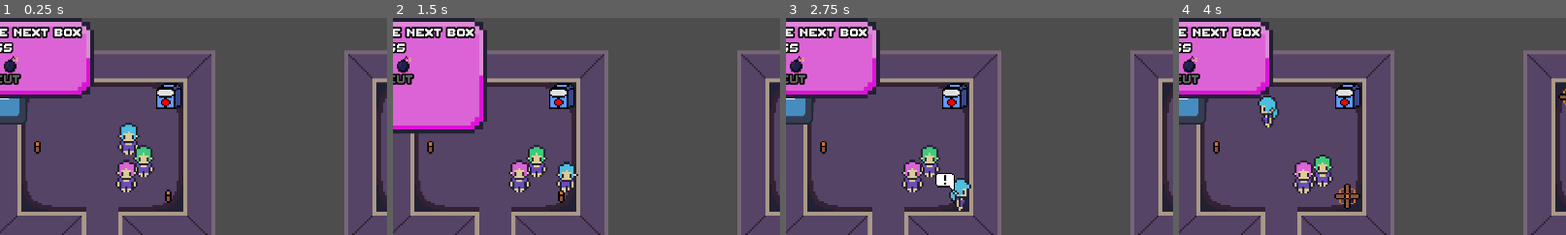
Above: before the commit, frames 1-4 (left to right).
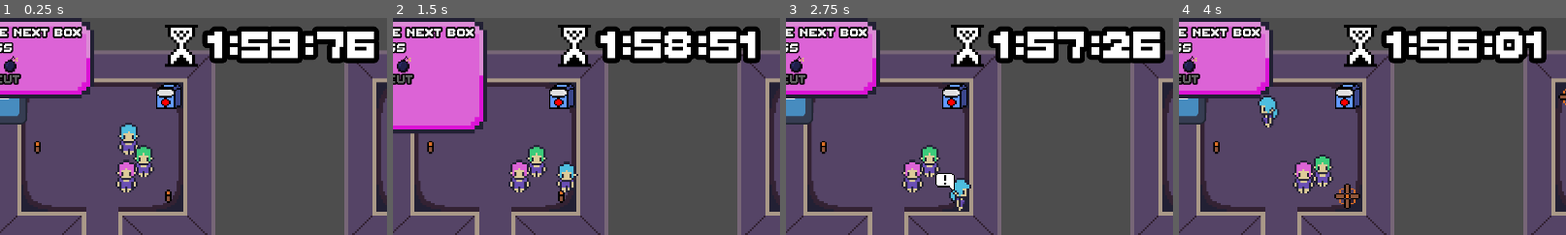
Above: after the commit, the same moments.

Repository: Nebulea-dev/Task-tastrophe
Game: Godot game, scene res://Level1.tscn
The game is run twice, just before and just after one commit, with the same random seed, the same clock (stepped at 60 frames per second) and the same inputs. The engine's default icon, where the game draws it, is replaced by a stand-in: a white triangle on a blue panel in a dark square.
Inputs:
- Up to frame 1 (0.25 s): no input
- Up to frame 2 (1.5 s): hold D (player1_right) 0.53-1.28 s; tap Q (player1_kick) at 0.6 s; hold S (player1_down) from 1.28 s (still down); tap F (player1_mission) at 1.35 s
- Up to frame 3 (2.75 s): release S (player1_down) at 2.03 s; hold D (player1_right) from 2.03 s (still down); tap E (player1_ping) at 2.1 s
- Up to frame 4 (4 s): release D (player1_right) at 2.78 s; hold W (player1_up) 2.78-3.53 s; tap Down (player2_down) at 2.85 s; hold A (player1_left) from 3.53 s (still down); tap Keypad 1 (player2_kick) at 3.6 s
The pictures show only the part of the screen within x 14-64%, y 0-50%; the shares and areas given below are measured in that part.

The runs differ from the first frame. In frame 1, 8.3% of the frame differs, in the area x 42-98%, y 3-23%; in frame 2, 7.9%; in frame 3, 8.2%; in frame 4, 7.9%.

Commit message:
feat: add timer

Diff:
--- a/UI.gd
+++ b/UI.gd
@@ -10,15 +10,50 @@
 @onready var Player_3_tab = $CanvasLayer/VBoxContainer/HBoxContainer2/HBoxContainer/ReferenceRect/NinePatchRect
 @onready var Player_4_tab = $CanvasLayer/VBoxContainer/HBoxContainer2/HBoxContainer2/ReferenceRect/NinePatchRect
 
+@onready var GameTimerText = $CanvasLayer/VBoxContainer/HBoxContainer/HBoxContainerTimer/GameTimerText
+@onready var GameTimer = $CanvasLayer/VBoxContainer/HBoxContainer/HBoxContainerTimer/GameTimer
+
+var timer_initial_value: float = 0
+
 func _ready() -> void:
 	Signals.update_player_mission.connect(_on_update_player_mission)
 	Signals.close_player_mission_tab.connect(close_player_mission_tab)
 	Signals.expand_player_mission_tab.connect(expand_player_mission_tab)
 
+	Signals.set_timer_value.connect(set_timer_value)
+	Signals.start_timer.connect(start_timer)
+	Signals.stop_timer.connect(stop_timer)
+
 	close_player_mission_tab(0)
 	close_player_mission_tab(1)
 	close_player_mission_tab(2)
 	close_player_mission_tab(3)
+
+func _process(delta: float) -> void:
+	var remaining_time: float = GameTimer.time_left
+	var min: int = int(remaining_time / 60)
+	var sec: int = int(remaining_time) % 60
+	var ms: int = int(remaining_time * 100) % 100
+	GameTimerText.clear()
+	GameTimerText.append_text("[img width=\"120\" height=\"120\"]res://Aseprite/Hourglass.png[/img]%d:%02d:%02d" % [min, sec, ms])
+
+func set_timer_value(time: float):
+	timer_initial_value = time
+
+	var min: int = int(time / 60)
+	var sec: int = int(time) % 60
+	var ms: int = int(time * 100) % 100
+
+	GameTimer.stop()
+	GameTimerText.clear()
+	GameTimerText.append_text("[img width=\"120\" height=\"120\"]res://Aseprite/Hourglass.png[/img]%d:%02d:%02d" % [min, sec, ms])
+
+
+func start_timer():
+	GameTimer.start(timer_initial_value)
+
+func stop_timer():
+	GameTimer.stop()
 
 
 func _on_update_player_mission(player: int, missions: Array[Mission]):
--- a/UI.tscn
+++ b/UI.tscn
@@ -31,7 +31,6 @@
 
 [node name="HBoxContainer" type="HBoxContainer" parent="CanvasLayer/VBoxContainer/HBoxContainer"]
 layout_mode = 2
-size_flags_horizontal = 3
 
 [node name="ReferenceRect" type="ReferenceRect" parent="CanvasLayer/VBoxContainer/HBoxContainer/HBoxContainer"]
 custom_minimum_size = Vector2(500, 200)
@@ -90,9 +89,28 @@
 • Touch grass"
 scroll_active = false
 
+[node name="HBoxContainerTimer" type="HBoxContainer" parent="CanvasLayer/VBoxContainer/HBoxContainer"]
+layout_mode = 2
+size_flags_horizontal = 3
+
+[node name="GameTimerText" type="RichTextLabel" parent="CanvasLayer/VBoxContainer/HBoxContainer/HBoxContainerTimer"]
+custom_minimum_size = Vector2(600, 0)
+layout_mode = 2
+size_flags_horizontal = 6
+theme_override_constants/outline_size = 50
+theme_override_constants/line_separation = -10
+theme_override_fonts/normal_font = ExtResource("2_g00yh")
+theme_override_font_sizes/normal_font_size = 150
+bbcode_enabled = true
+text = "[img width=\\\"120\\\" height=\\\"120\\\"]res://Aseprite/Hourglass.png[/img]1:53:98"
+scroll_active = false
+autowrap_mode = 0
+
+[node name="GameTimer" type="Timer" parent="CanvasLayer/VBoxContainer/HBoxContainer/HBoxContainerTimer"]
+one_shot = true
+
 [node name="HBoxContainer2" type="HBoxContainer" parent="CanvasLayer/VBoxContainer/HBoxContainer"]
 layout_mode = 2
-size_flags_horizontal = 3
 
 [node name="ReferenceRect" type="ReferenceRect" parent="CanvasLayer/VBoxContainer/HBoxContainer/HBoxContainer2"]
 custom_minimum_size = Vector2(500, 200)
--- a/objects/player/player.gd
+++ b/objects/player/player.gd
@@ -24,6 +24,8 @@
 
 # Called when the node enters the scene tree for the first time.
 func _ready() -> void:
+	Signals.set_timer_value.emit(120)
+	Signals.start_timer.emit()
 	pass # Replace with function body.
 
 
--- a/signals.gd
+++ b/signals.gd
@@ -3,3 +3,7 @@
 signal update_player_mission(player : int, missions : Array[Mission])
 signal close_player_mission_tab(player : int)
 signal expand_player_mission_tab(player : int)
+
+signal set_timer_value(time: float)
+signal start_timer
+signal stop_timer
Binary file added: Aseprite/Hourglass.aseprite
Not shown, added: Aseprite/Hourglass.aseprite.import
Binary file added: Aseprite/Hourglass.png
Not shown, added: Aseprite/Hourglass.png.import
